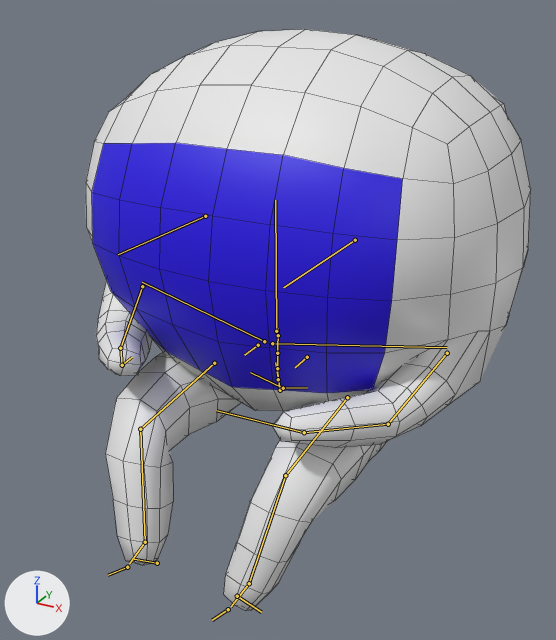
The FBX model Blender/workertyping.fbx, before and after one commit.
Rendered twice from a 50 mm camera at (2.56, -4.61, 4.4) aimed at (0.01, 0.02, 2.09). Every picture has the same lights, and +X, +Y and +Z are marked at lower left. Both versions are drawn at frame 1 of the action 'metarig typing|metarigAction'; the numbers are the values there. The bones that bend it are drawn over the model as lines. Mesh edges are drawn as thin lines.
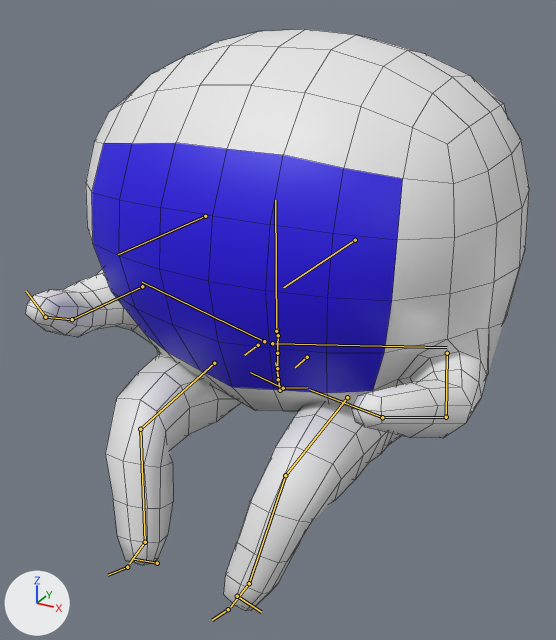
The edits, one by one:
Bone 'upper_arm.L' (bone_upper_arm_l) turns from (55, 28, -19) to (73, -7, -5) degrees about its own x, y and z.
Bone 'forearm.L' (bone_forearm_l) turns from (32, -3, 4) to (37, -8, -13) degrees about its own x, y and z.
Bone 'hand.L' (bone_hand_l) turns from (2, -1, -2) to (0, -4, 1) degrees about its own x, y and z.
Bone 'upper_arm.R' (bone_upper_arm_r) turns from (60, -28, 20) to (74, 9, 6) degrees about its own x, y and z.
Bone 'forearm.R' (bone_forearm_r) turns from (34, 3, -5) to (42, 6, 15) degrees about its own x, y and z.

Where the change shows, as pixel boxes (x1, y1, x2, y2) in the pictures (556 x 640 px):
'Cube.001', posed (13% wider): before (86, 29, 531, 611); after (25, 29, 529, 611)
bone 'upper_arm.L', root to tip: before (447, 353) to (388, 424); after (447, 353) to (446, 417)
bone 'forearm.L', root to tip: before (388, 424) to (304, 432); after (446, 417) to (382, 417)
bone 'hand.L', root to tip: before (304, 432) to (216, 410); after (382, 417) to (309, 389)
bone 'upper_arm.R', root to tip: before (142, 286) to (120, 348); after (142, 286) to (72, 319)
bone 'forearm.R', root to tip: before (120, 348) to (122, 365); after (72, 319) to (45, 317)
